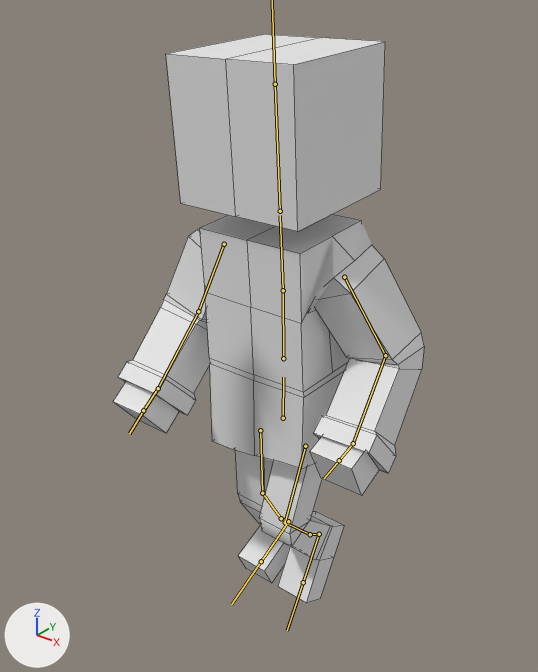
Before and after pictures for a commit that changed the FBX model Assets/Handmade stuff/Hero(Colby)/Colby.fbx.
Before and after are seen from a camera (50 mm lens) standing at (5.98, -7.82, 9.37) and looking at (-0.19, -0.12, 4.59). Every picture has the same lights, and +X, +Y and +Z are marked at lower left. Both versions are drawn at frame 3 of the action 'Armature|RunningJump'; the numbers are the values there. The bones that bend it are drawn over the model as lines. Mesh edges are drawn as thin lines.
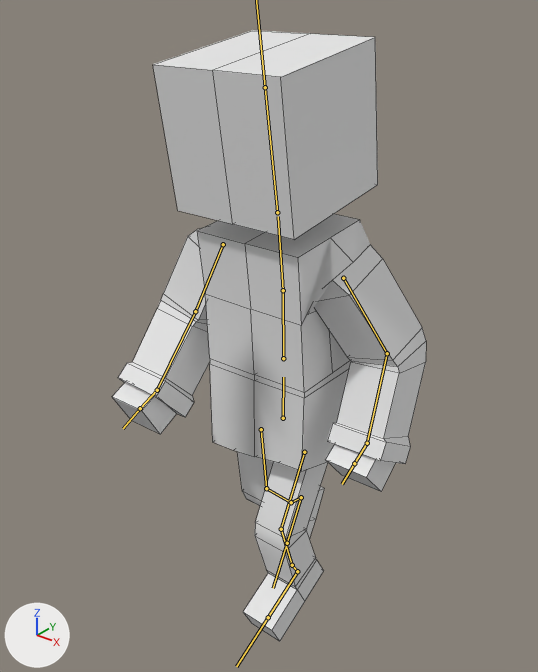
Location of each change, [x1, y1, x2, y2] in pixels of the pictures (538 x 672 px):
'Cube', posed (7% taller): before [113, 34, 424, 603]; after [112, 30, 426, 641]
bone 'Bone.002', root to tip: before (283, 290) to (280, 215); after (283, 290) to (278, 216)
bone 'Bone.003', root to tip: before (280, 211) to (275, 84); after (277, 212) to (265, 87)
bone 'Bone.004', root to tip: before (224, 244) to (198, 311); after (223, 244) to (195, 311)
bone 'Bone.005', root to tip: before (198, 311) to (158, 388); after (195, 311) to (157, 390)
bone 'Bone.006', root to tip: before (158, 388) to (143, 410); after (157, 390) to (140, 408)
bone 'Bone.008', root to tip: before (385, 355) to (353, 443); after (387, 353) to (367, 443)
bone 'Bone.010', root to tip: before (305, 446) to (285, 522); after (304, 452) to (281, 529)
bone 'Bone.011', root to tip: before (285, 522) to (310, 534); after (281, 529) to (292, 565)
bone 'Bone.016', root to tip: before (319, 534) to (303, 582); after (297, 571) to (268, 617)
bone 'Bone.013', root to tip: before (260, 430) to (262, 493); after (261, 429) to (266, 488)
bone 'Bone.014', root to tip: before (262, 493) to (281, 518); after (266, 488) to (291, 502)
bone 'Bone.015', root to tip: before (281, 518) to (288, 521); after (291, 502) to (301, 497)
bone 'Bone.017', root to tip: before (288, 521) to (261, 561); after (301, 497) to (287, 543)

What the commit changed:
Bone 'Bone.002' (bone_bone_002) turns from (0, 0, -1) to (0, 0, -4) degrees about its own x, y and z.
Bone 'Bone.003' (bone_bone_003) turns from (0, 0, 0) to (0, 0, 3) degrees about its own x, y and z.
Bone 'Bone.004' (bone_bone_004) turns from (11, 4, 71) to (14, 6, 70) degrees about its own x, y and z.
Bone 'Bone.005' (bone_bone_005) turns from (-15, 12, 34) to (-15, 10, 29) degrees about its own x, y and z.
Bone 'Bone.006' (bone_bone_006) turns from (-3, 1, 9) to (-3, 1, 26) degrees about its own x, y and z.
Bone 'Bone.008' (bone_bone_008) turns from (-8, -18, -58) to (-12, -14, -43) degrees about its own x, y and z.
Bone 'Bone.010' (bone_bone_010) moves from (0.03, -0.03, 0.0) to (0.01, 0.08, 0.0).
Bone 'Bone.010' (bone_bone_010) turns from (0, 0, 23) to (0, 0, 27) degrees about its own x, y and z.
Bone 'Bone.011' (bone_bone_011) turns from (68, 0, 0) to (45, 0, 0) degrees about its own x, y and z.
Bone 'Bone.016' (bone_bone_016) turns from (-3, 0, 0) to (5, 0, 0) degrees about its own x, y and z.
Bone 'Bone.013' (bone_bone_013) moves from (-0.01, 0.01, 0.0) to (-0.01, -0.01, 0.0).
Bone 'Bone.013' (bone_bone_013) turns from (0, 0, -2) to (0, 0, -6) degrees about its own x, y and z.
Bone 'Bone.014' (bone_bone_014) turns from (0, 0, -28) to (0, 1, -38) degrees about its own x, y and z.
Bone 'Bone.015' (bone_bone_015) turns from (16, 0, 0) to (31, 0, 0) degrees about its own x, y and z.
Bone 'Bone.017' (bone_bone_017) turns from (21, 0, 0) to (14, 0, 0) degrees about its own x, y and z.
